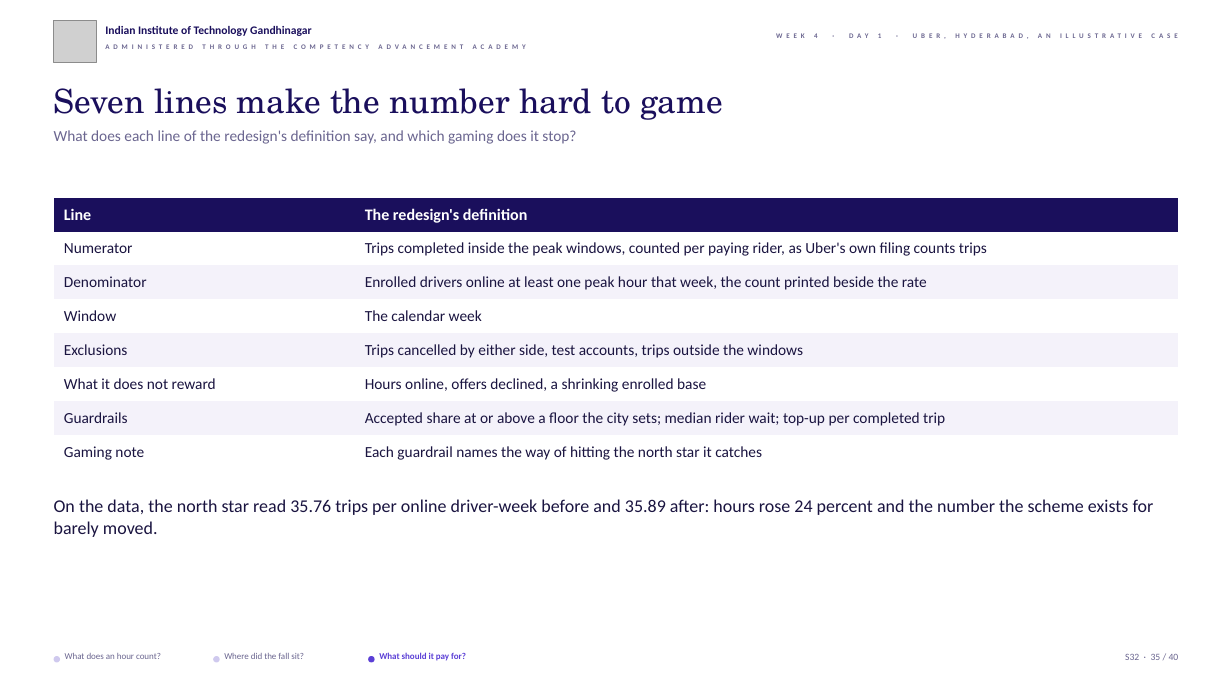
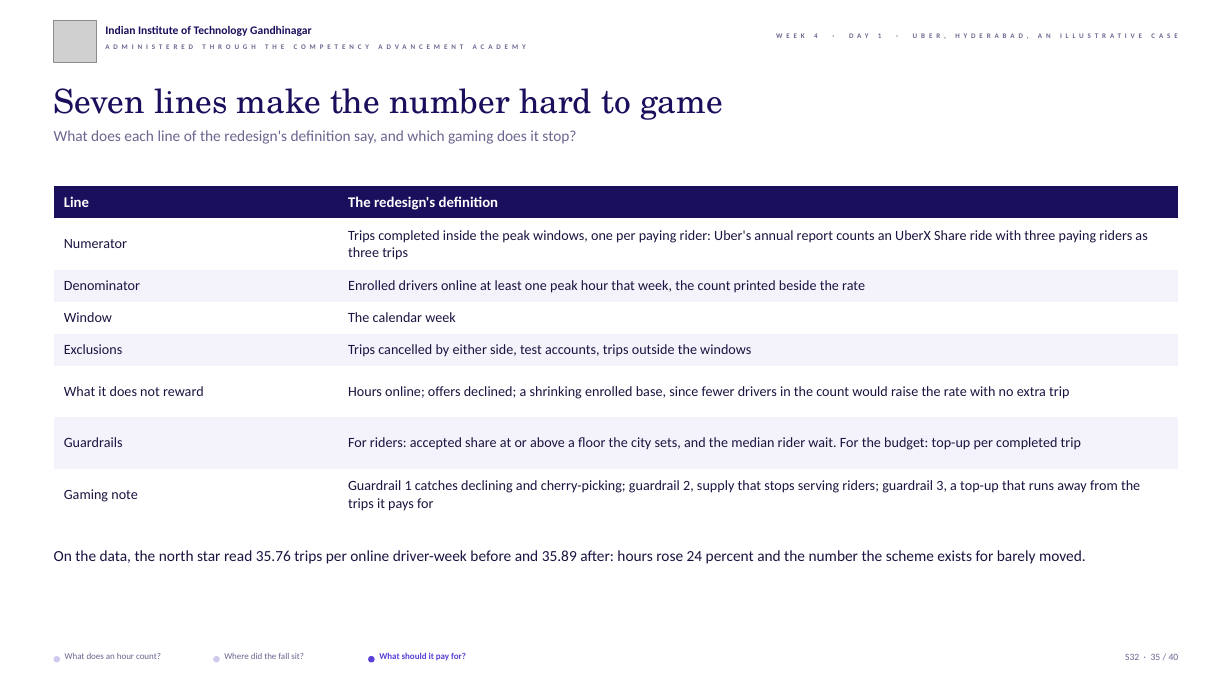
Before and after one commit to fde-academy-lab/c2-content-factory, a slide deck: slide 35 of content/W04/D1/slides/C2_W04_D01_half1_STUDENT.pptx. Drawn at 1232x693 pixels with LibreOffice and Linux fonts; fonts in the diff are those of the drawing; grey boxes stand for pictures; background and template pictures are left out. Boxes give left, top, right and bottom in pixels: in the first picture for what was removed or moved away, otherwise in the second. Text is boxed around its words. In the diff, an @@ line names an element or a change of style, - is before the commit and + after.

```diff
--- a/content/W04/D1/slides/C2_W04_D01_half1_STUDENT.pptx
+++ b/content/W04/D1/slides/C2_W04_D01_half1_STUDENT.pptx
@@ table at [54, 187, 1179, 520] @@
-row 2, column 2: Trips completed inside the peak windows, counted per paying rider, as Uber's own filing counts trips
+row 2, column 2: Trips completed inside the peak windows, one per paying rider: Uber's annual report counts an UberX Share ride with three paying riders as three trips
-row 6, column 2: Hours online, offers declined, a shrinking enrolled base
+row 6, column 2: Hours online; offers declined; a shrinking enrolled base, since fewer drivers in the count would raise the rate with no extra trip
-row 7, column 2: Accepted share at or above a floor the city sets; median rider wait; top-up per completed trip
+row 7, column 2: For riders: accepted share at or above a floor the city sets, and the median rider wait. For the budget: top-up per completed trip
-row 8, column 2: Each guardrail names the way of hitting the north star it catches
+row 8, column 2: Guardrail 1 catches declining and cherry-picking; guardrail 2, supply that stops serving riders; guardrail 3, a top-up that runs away from the trips it pays for
@@ size 12.5 to 11.5 pt in "Line", "The redesign's definition" @@
@@ size 12 to 11 pt in "Numerator", "Denominator", "Enrolled drivers online at least one peak ...", "Window" and 6 more places @@
@@ table: place and size @@
-table at [54, 198, 1179, 469]
+table at [54, 187, 1179, 520]
@@ text "On the data, the north ...": place and size @@
-text "On the data, the north ..." at [54, 499, 1154, 537]
+text "On the data, the north ..." at [54, 550, 1086, 564]
@@ text "On the data, the north ..." at [54, 550, 1086, 564]: size 14 to 12 pt; less space between paragraphs @@
```
Also in this commit, not shown: 25 other slides changed, 8 other files.
